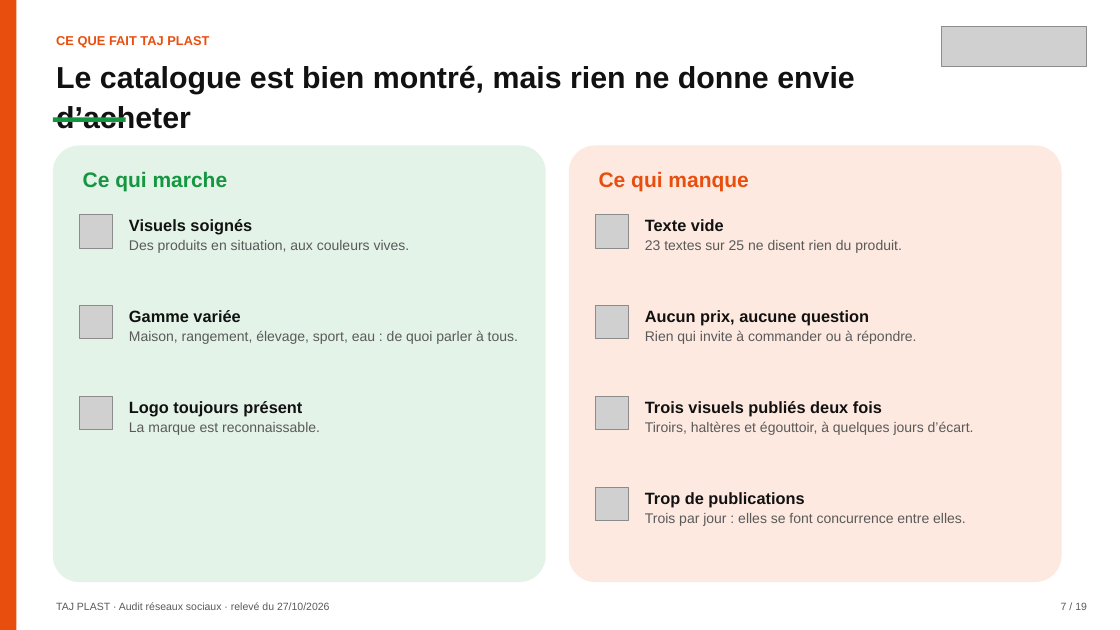
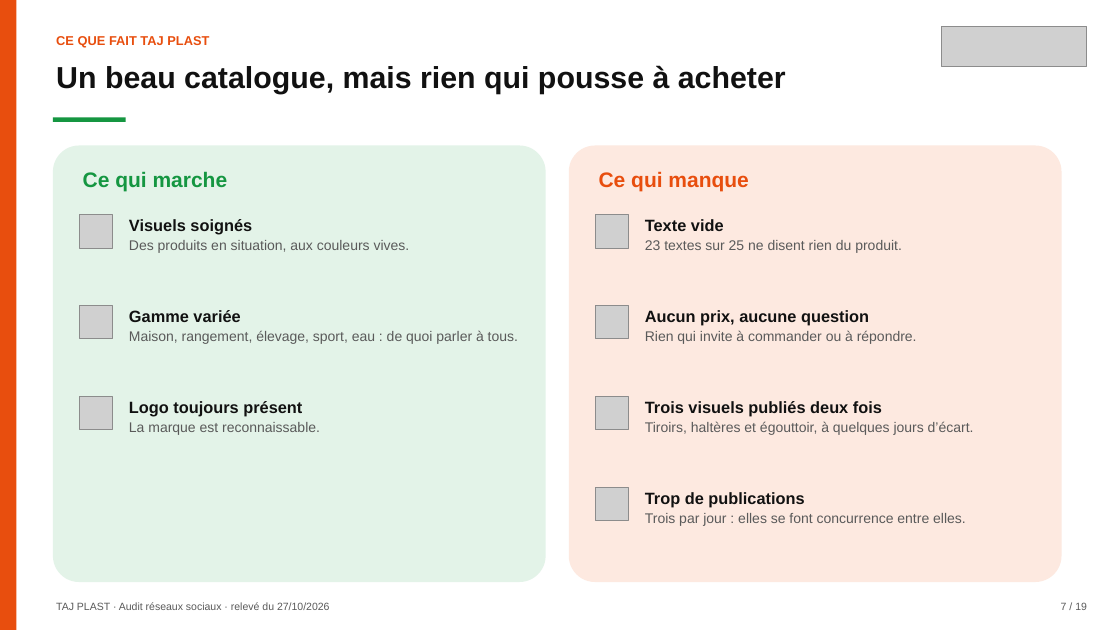
Before and after one commit to leslita06/fatima-unifood-fictif, a slide deck: slide 7 of tmp-tj/261028_tajplast_audit-reseaux-sociaux_v1.pptx. Drawn at 1120x630 pixels with LibreOffice and Linux fonts; fonts in the diff are those of the drawing; grey boxes stand for pictures. Boxes give left, top, right and bottom in pixels: in the first picture for what was removed or moved away, otherwise in the second. Text is boxed around its words. In the diff, an @@ line names an element or a change of style, - is before the commit and + after.

```diff
--- a/tmp-tj/261028_tajplast_audit-reseaux-sociaux_v1.pptx
+++ b/tmp-tj/261028_tajplast_audit-reseaux-sociaux_v1.pptx
@@ text at (56,65,786,94): text changed @@
-Le catalogue est bien montré, mais rien ne donne envie d’acheter
+Un beau catalogue, mais rien qui pousse à acheter
```
Also in this commit, not shown: 3 other slides changed.
